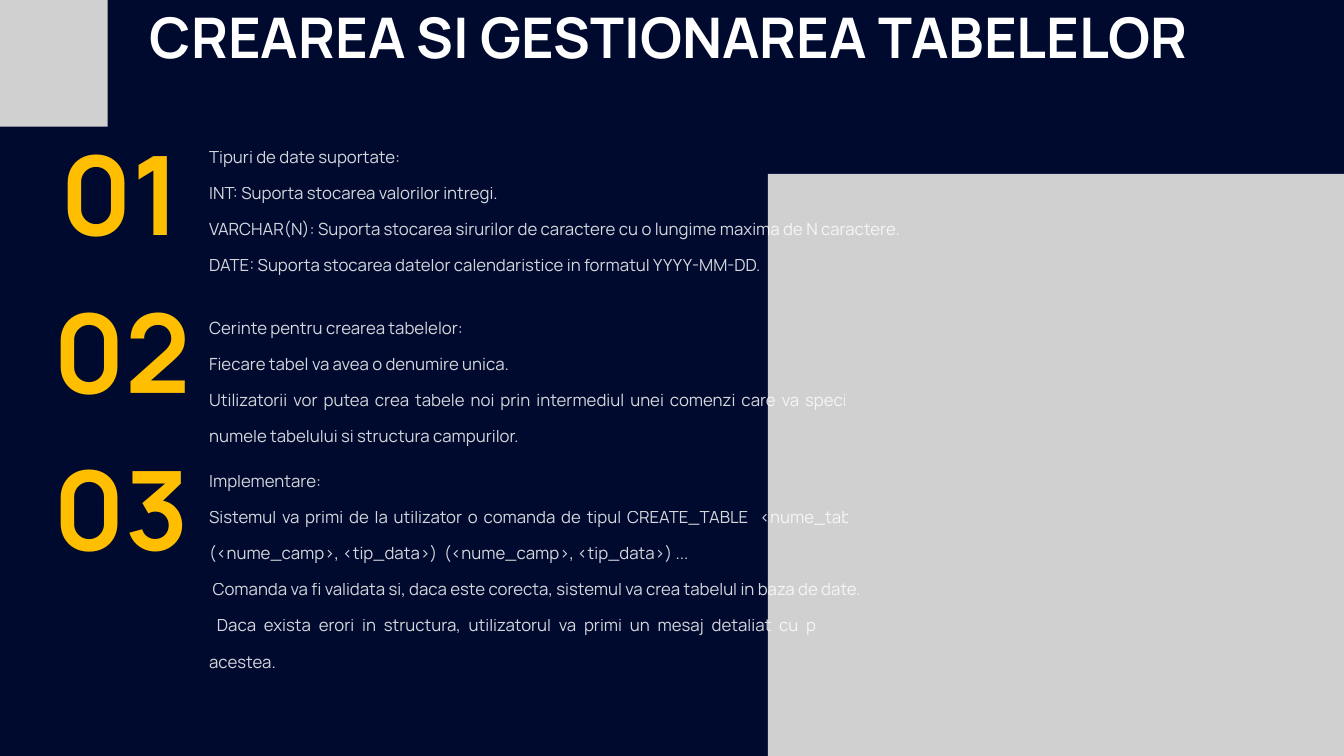
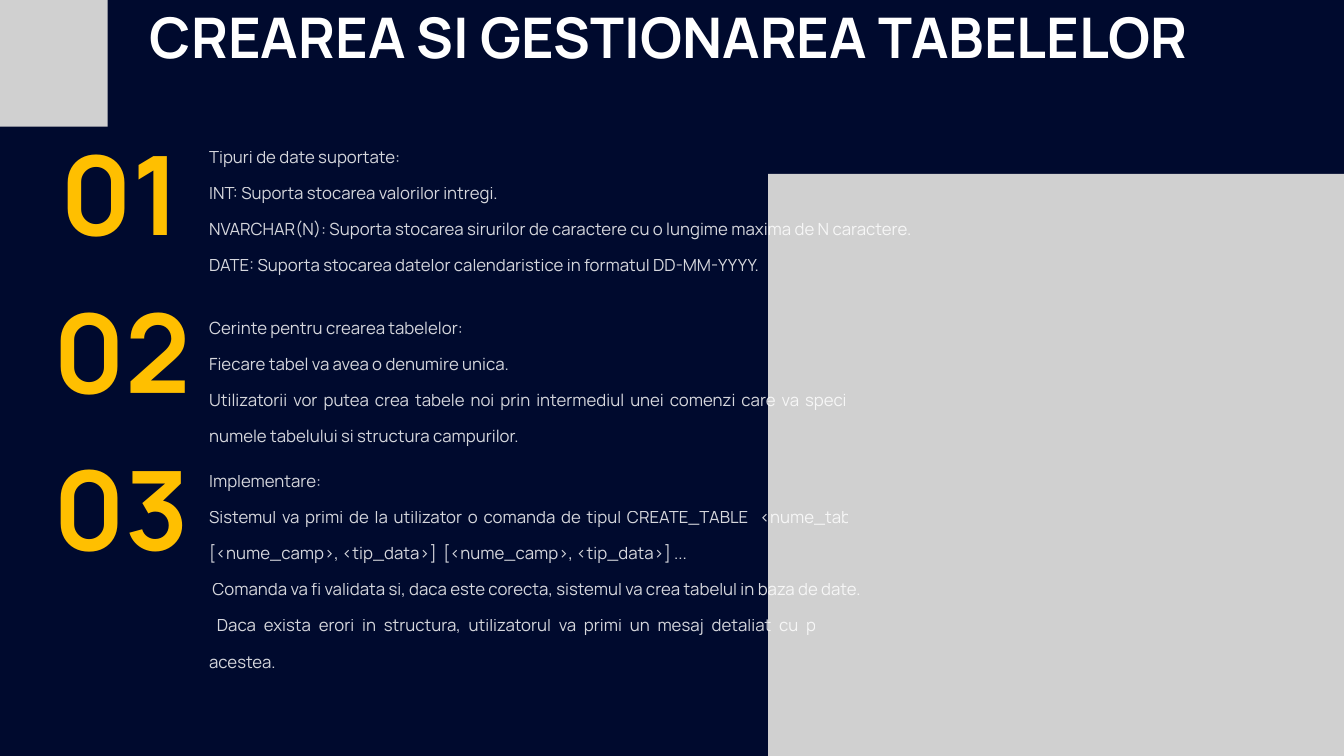
Before and after one commit to AlexBadea1308/PSO_Proiect_Badea_Grosu, a slide deck: slide 4 of PSO_PROIECT_BAZE_DE_DATE.pptx. Drawn at 1344x756 pixels with LibreOffice and Linux fonts; fonts in the diff are those of the drawing; grey boxes stand for pictures. Boxes give left, top, right and bottom in pixels: in the first picture for what was removed or moved away, otherwise in the second. Text is boxed around its words. In the diff, an @@ line names an element or a change of style, - is before the commit and + after.

```diff
--- a/PSO_PROIECT_BAZE_DE_DATE.pptx
+++ b/PSO_PROIECT_BAZE_DE_DATE.pptx
@@ text at bbox=[209, 218, 912, 275]: text changed @@
-VARCHAR(N): Suporta stocarea sirurilor de caractere cu o lungime maxima de N caractere.
-DATE: Suporta stocarea datelor calendaristice in formatul YYYY-MM-DD.
+NVARCHAR(N): Suporta stocarea sirurilor de caractere cu o lungime maxima de N caractere.
+DATE: Suporta stocarea datelor calendaristice in formatul DD-MM-YYYY.
@@ text at bbox=[209, 508, 875, 563]: text changed @@
-Sistemul va primi de la utilizator o comanda de tipul CREATE_TABLE <nume_tabel> (<nume_camp>, <tip_data>) (<nume_camp>, <tip_data>) ...
+Sistemul va primi de la utilizator o comanda de tipul CREATE_TABLE <nume_tabel> [<nume_camp>, <tip_data>] [<nume_camp>, <tip_data>] ...
```
Also in this commit, not shown: 9 other slides changed, 9 other files.
